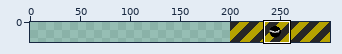
One commit to this sprite sheet: design_pattern_blaster/src/main/resources/assets/scenery/ObserverPlatformEyeClosed.png. The first picture is a wide view before the edit; the outline marks the close-up.
Close-up. Earlier state:
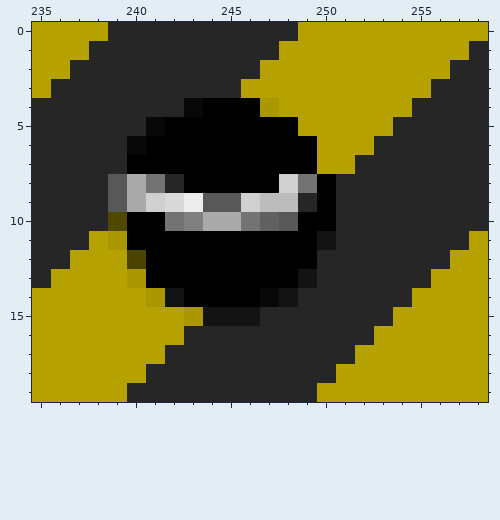
The file is 100x20 pixels. Colours within 5 levels of each other are drawn and written as one. Shown: x 235..258, y 0..19. The old version is drawn lined up with the new one, on the new canvas. The commit also changed other parts of the picture, which this record leaves out.
The same view after the edit:
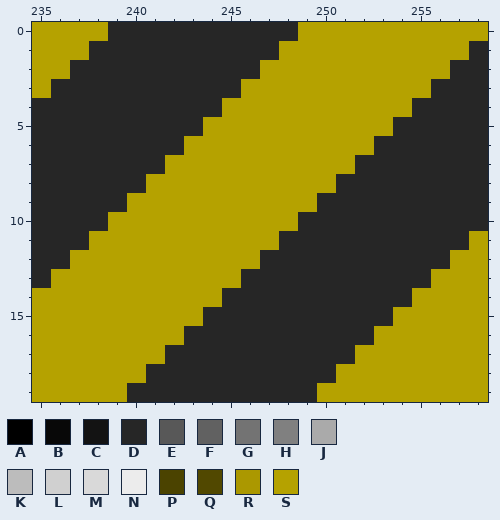
Palette (. is transparent): A #000000  B #080808  C #131313  D #262626  E #585858  F #616161  G #737373  H #808080  J #aaaaaa  K #bcbcbc  L #d0d0d0  M #d9d9d9  N #ececec  P #4b4300  Q #514800  R #ab9800  S #b5a200
The exact change:
canvas 100x20 -> 300x20, the old top-left corner now at 200,0
Changed rows in their new state; - is an unchanged pixel.
first column x 239:
 4 ----DDSSS---
 5 --DDDSSSSS--
 6 -DDDSSSSSSS-
 7 -DDSSSSSSSS-
 8 DDSSSSSSSSSS
 9 DSSSSSSSSSSD
10 SSSSSSSSSSDD
11 SSSSSSSSSDDD
12 -SSSSSSSDDD-
13 -SSSSSSDDDD-
14 --SSSSDDDD--
15 ----SDDD----
